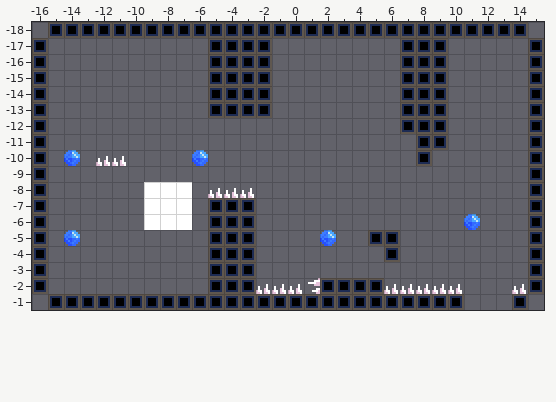
An edit to a level. Tiled map, Assets/Tiles/Dive.tmx. That is the earlier state.
Cells are 8x8 px. Shown: x -16..15, y -18..-1.
Now the later version:
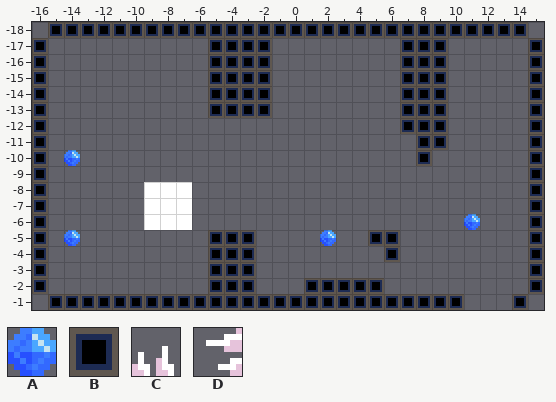
Key: from "Mechanics": A 0 "Blue Crystal"; from "Rocks": B 20; from "Spikes": C 0, D 1.
_ is an empty cell.
Objects are placed by their top-left corner, in cells (3,4 is the top-left corner of cell 3,4); size is 1x1 cell unless given.
Changes in this commit:
Layer "Ground":
y -7..-6: x -5..-3 BBB -> ___
y -2: x 1 _ -> B
Layer "Spikes" (now hidden):
y -10: x -12..-11 CC -> __
y -8: x -5..-3 CCC -> ___
y -2: x -2..1 CCCD -> ____; x 6..10 CCCCC -> _____; x 14 C -> _
Layer "Mechanics":
removed: A "Blue Crystal" at -6,-10
Where, in picture pixels (left, top, right, bottom), the same in both pictures:
removed: (96, 156, 126, 166)
removed: (192, 150, 208, 166)
removed: (208, 188, 256, 230)
changed: (256, 278, 320, 294)
removed: (384, 284, 462, 294)
removed: (512, 284, 526, 294)
